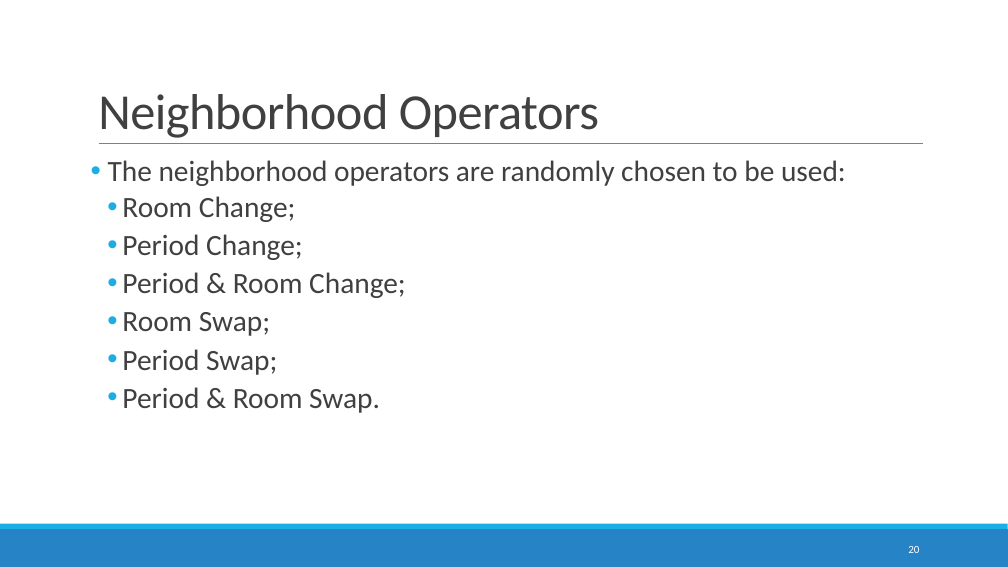
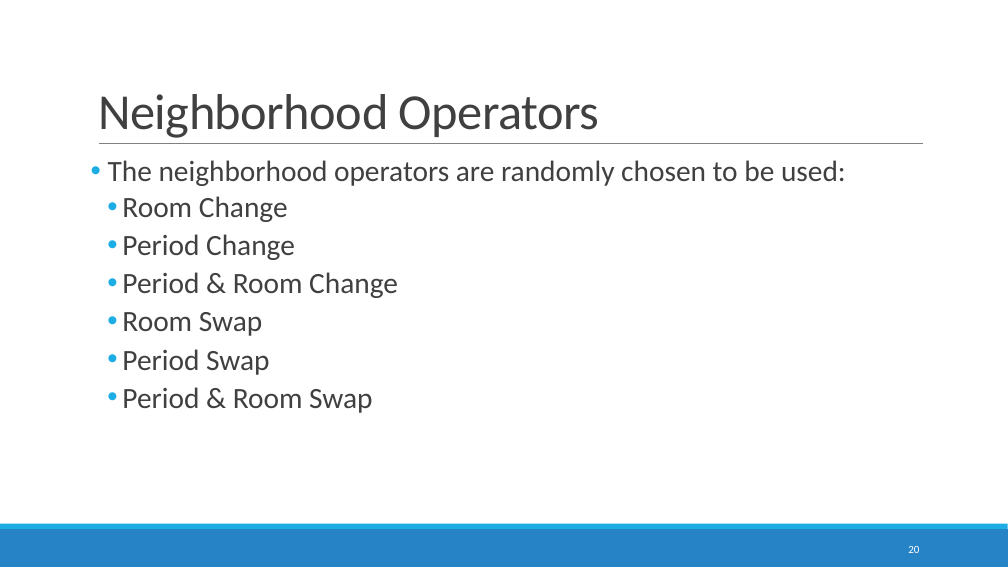
Before and after one commit to devilsdante/isel-examtimetabling-2014-2015, a slide deck: slide 20 of doc/Apresentação Oral/Examination Timetabling Automation using Hybrid Meta-heuristics.pptx. Drawn at 1008x567 pixels with LibreOffice and Linux fonts; fonts in the diff are those of the drawing. Boxes give left, top, right and bottom in pixels: in the first picture for what was removed or moved away, otherwise in the second. Text is boxed around its words. In the diff, an @@ line names an element or a change of style, - is before the commit and + after.

```diff
--- a/doc/Apresentação Oral/Examination Timetabling Automation using Hybrid Meta-heuristics.pptx
+++ b/doc/Apresentação Oral/Examination Timetabling Automation using Hybrid Meta-heuristics.pptx
@@ text at (x1=122, y1=196, x2=398, y2=413): text changed @@
-  • Room Change;
-  • Period Change;
-  • Period & Room Change;
-  • Room Swap;
-  • Period Swap;
-  • Period & Room Swap.
+  • Room Change
+  • Period Change
+  • Period & Room Change
+  • Room Swap
+  • Period Swap
+  • Period & Room Swap
```
Also in this commit, not shown: 13 other slides changed.
